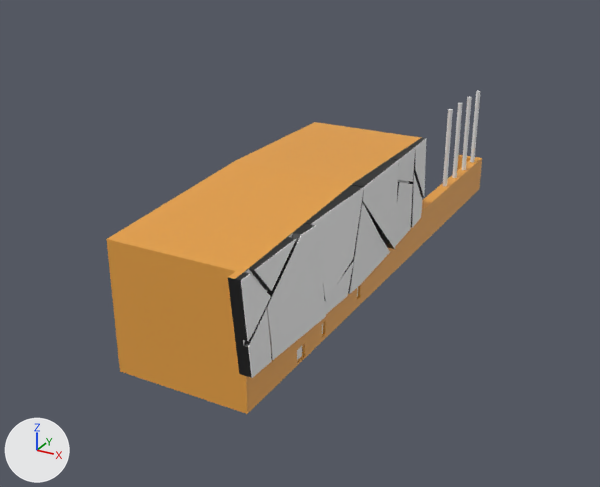
What one commit did to the OBJ model Assets/building_mall.obj.
Rendered twice from a 50 mm lens placed at (32.6, -105.0, 61.8), pointed at (-25.7, 1.0, 8.8). The axes (+X, +Y, +Z) are drawn at lower left. The lights are the same throughout. Where no turn or scale is listed for an object, it has been applied to the vertices. Vertices at the same position are counted once.

The first picture shows 'Cube.019_Cube.031', 'Cylinder.008'.
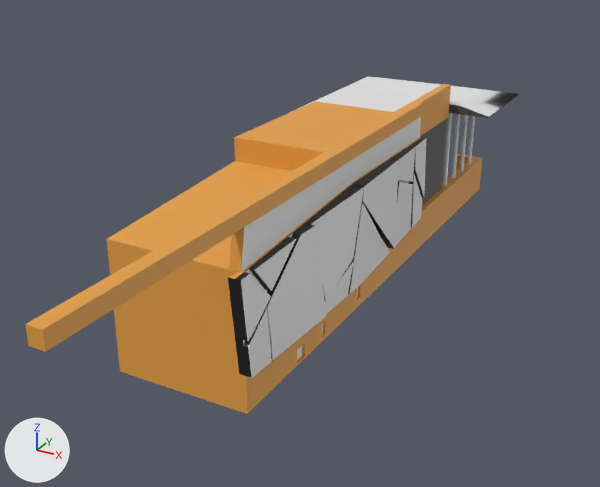
Boxes (x1, y1, x2, y2) around the edits, measured in the pictures (600 x 487 px):
'Cube.019_Cube.031', reshaped (21% wider, 13% taller): before (106, 122, 482, 414); after (25, 84, 482, 414)
'Cube.024_Cube.020', added: after (289, 77, 519, 118)
    faces in mat_material_001 (white #e7e7e7): (289, 77, 518, 117)
    faces in mat_glass (dark grey #494949): (449, 94, 519, 118)
part 1 of me_cube_019_cube_031, built on: before (229, 122, 482, 374); after (25, 84, 482, 374)

Patch to the scene script:
```diff
--- a/Assets/building_mall.obj.py
+++ b/Assets/building_mall.obj.py
@@ mat_glass @@
+mat_glass = principled_material('glass')
+mat_glass.base_color = (0.0668, 0.0668, 0.0668)  # dark grey #494949
+mat_glass.roughness = 0.526
@@ mat_lines @@
+mat_lines = principled_material('lines')
+mat_lines.base_color = (0.8, 0.8, 0.8)  # white #e7e7e7
+mat_lines.roughness = 0.526
@@ mat_material_001 @@
+mat_material_001 = principled_material('Material.001')
+mat_material_001.base_color = (0.8, 0.8, 0.8)  # white #e7e7e7
+mat_material_001.roughness = 0.526
@@ me_cube_019_cube_031 @@
 # used by ob_cube_019_cube_031; location = (0.0, 0.0, 0.0)
-me_cube_019_cube_031.from_pydata(...)  # 285 vertices, 191 faces, 3 loose edges; spans x -37.4..-14.3, y -31.7..66.7, z -1.3..20.7
+me_cube_019_cube_031.from_pydata(...)  # 380 vertices, 285 faces, 3 loose edges; spans x -37.4..-14.3, y -61.3..66.8, z -1.3..26.7
+# me_cube_019_cube_031 part 1
+# 1 vertex is removed from x -17.4, y 28.0, z 20.5
+# 9 faces are deleted
+# 2 vertices move from x -17.4, y -29.9..0.9, z 18.8..20.7 to x -16.9, y -29.9..0.9, z 18.8..20.7
+# 72 vertices are added at x -37.4..-16.3, y -61.3..66.8, z 5.9..24.6
+# 7 new vertices lie (0.0, 15.3, 0.0) away from vertices in x -37.4..-17.6, y 28.0, z -1.3..20.5
+# 12 new vertices lie (0.0, 0.0, 2.2) away from vertices in x -18.4..-16.4, y -61.3..43.3, z 24.5
+# 5 new vertices lie (-0.5, 0.0, 0.0) away from vertices in x -16.4, y -28.9..28.0, z 20.5..26.7
+# 6 new faces join them, mat_material_012 (white #e7e7e7)
+# 89 new faces join them, mat_material_013 (orange #e7a143)
+# 6 new faces join them, mat_glass (dark grey #494949)
+# 2 new faces join them, mat_lines (white #e7e7e7)
 me_cube_019_cube_031.materials.append(mat_material_012)
@@ me_cube_019_cube_031 @@
 me_cube_019_cube_031.materials.append(mat_material_021)
+me_cube_019_cube_031.materials.append(mat_glass)  # dark grey #494949
+me_cube_019_cube_031.materials.append(mat_lines)  # white #e7e7e7
@@ me_cube_024_cube_020 @@
+me_cube_024_cube_020.from_pydata(...)  # 36 vertices, 33 faces; spans x -43.0..-9.2, y 28.0..63.6, z 21.3..23.0
+# faces by material slot: [24, 9]
+me_cube_024_cube_020.materials.append(mat_glass)  # dark grey #494949
+me_cube_024_cube_020.materials.append(mat_material_001)  # white #e7e7e7
@@ ob_cube_024_cube_020 @@
+ob_cube_024_cube_020 = bpy.data.objects.new('Cube.024_Cube.020', me_cube_024_cube_020)
+ob_cube_024_cube_020.location = (0.0, 0.0, 0.0)
```
